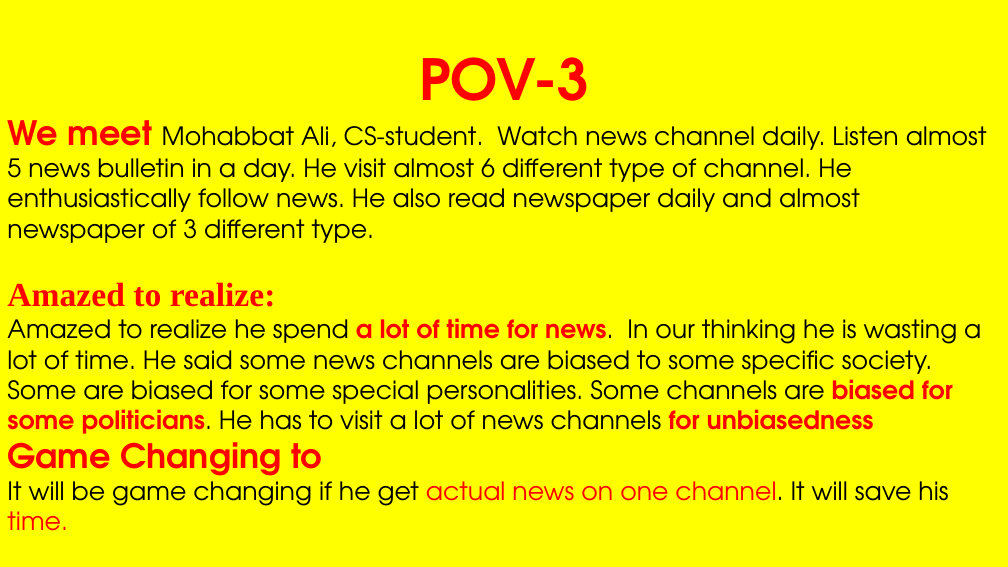
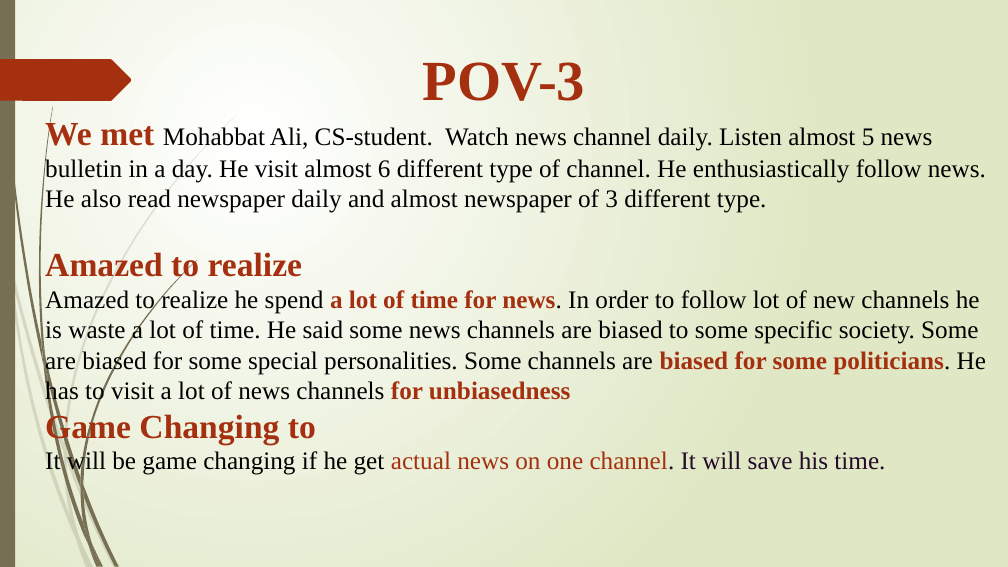
Before and after one commit to Zeeshanily/Citizen-Journalism, a slide deck: slide 6 of pj-task 2/Presentation.pptx. Drawn at 1008x567 pixels with LibreOffice and Linux fonts; fonts in the diff are those of the drawing. Boxes give left, top, right and bottom in pixels: in the first picture for what was removed or moved away, otherwise in the second. Text is boxed around its words. In the diff, an @@ line names an element or a change of style, - is before the commit and + after.

```diff
--- a/pj-task 2/Presentation.pptx
+++ b/pj-task 2/Presentation.pptx
@@ background #FFFFFF to gradient #FFFFFF to #DFE8C4 @@
@@ text "POV-3": place and size @@
-text "POV-3" at bbox=[0, 0, 1008, 567]
+text "POV-3" at bbox=[45, 62, 986, 476]
@@ text "POV-3" at bbox=[45, 62, 986, 476]: fill #FFFF00 to none @@
@@ rectangle added at bbox=[0, 0, 15, 567], fill #766F54 @@
@@ rectangle removed at bbox=[863, 0, 920, 95] @@
@@ freeform shape added at bbox=[0, 59, 132, 101], fill #A53010 @@
@@ text at bbox=[45, 62, 885, 476]: font TeX Gyre Adventor to Times New Roman in "POV-3", "Game Changing to", "It will be game changing if he ..."; text colour #FF0000 to #A53010 in "POV-3", "Game Changing to", "actual news on one channel."; text colour #000000 to #230B27 in "channel. It will save his"; text colour #FF0000 to #230B27 in "time."; list level 1 to 2 in "Game Changing to"; list level 1 to 2 in "It will be game changing ..." @@
@@ text at bbox=[45, 119, 986, 405]: text changed; font TeX Gyre Adventor to Times New Roman @@
-We meet Mohabbat Ali, CS-student. Watch news channel daily. Listen almost 5 news bulletin in a day. He visit almost 6 different type of channel. He enthusiastically follow news. He also read newspaper daily and almost newspaper of 3 different type.
-Amazed to realize:
-Amazed to realize he spend a lot of time for news. In our thinking he is wasting a lot of time. He said some news channels are biased to some specific society. Some are biased for some special personalities. Some channels are biased for some politicians. He has to visit a lot of news channels for unbiasedness
+  We met Mohabbat Ali, CS-student. Watch news channel daily. Listen almost 5 news bulletin in a day. He visit almost 6 different type of channel. He enthusiastically follow news. He also read newspaper daily and almost newspaper of 3 different type.
+  Amazed to realize
+  Amazed to realize he spend a lot of time for news. In order to follow lot of new channels he is waste a lot of time. He said some news channels are biased to some specific society. Some are biased for some special personalities. Some channels are biased for some politicians. He has to visit a lot of news channels for unbiasedness
@@ group added at bbox=[0, 116, 236, 567]: 10 freeform shapes @@
@@ group added at bbox=[2, 0, 197, 567]: 12 freeform shapes @@
```
Also in this commit, not shown: 20 other slides changed, 5 slides added, 2 other files.
